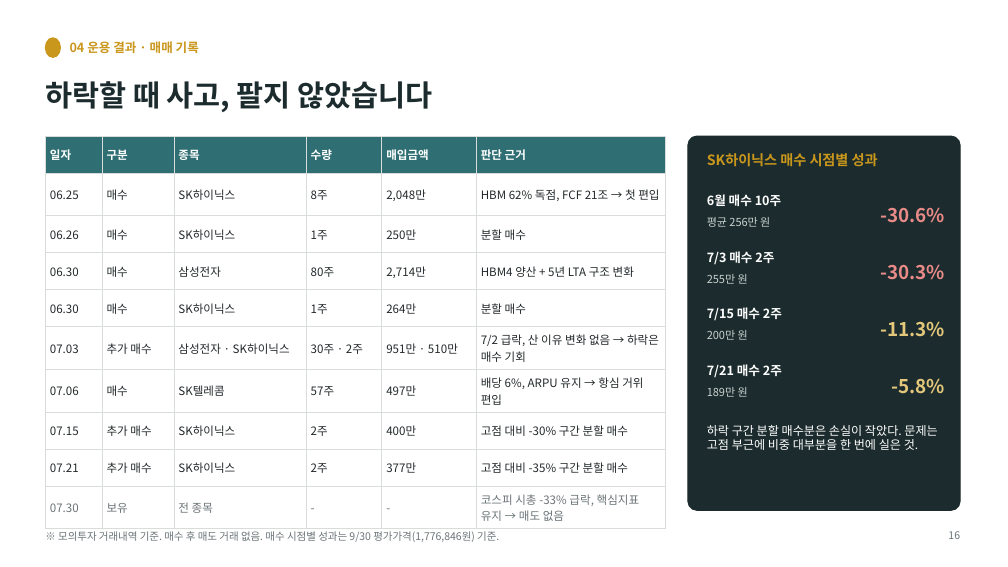
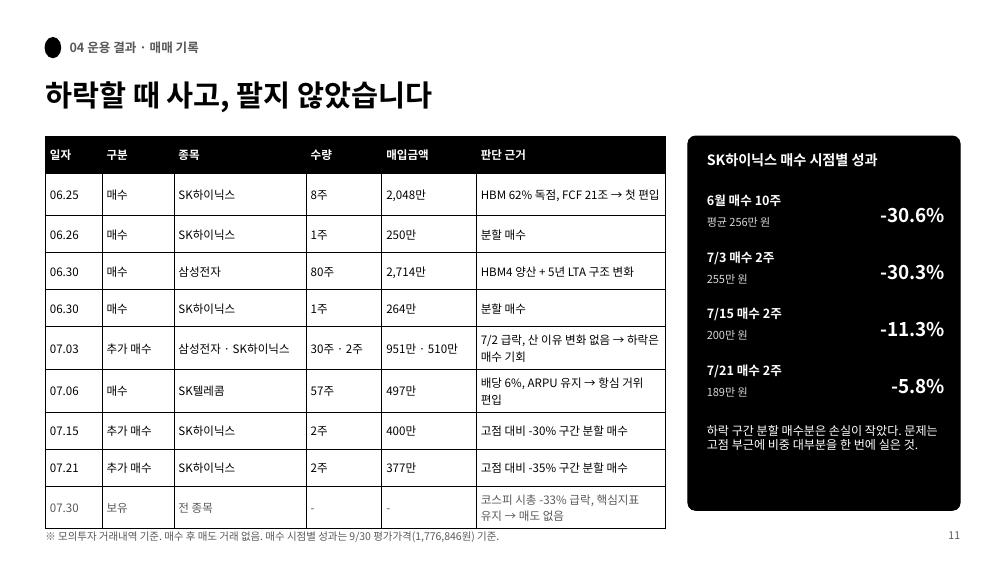
Before and after one commit to HyeonSooJ/marcap, a slide deck: slide 11 of 가치투자대회_최종보고서_정현수.pptx (slide 16 before the commit). Drawn at 1008x567 pixels with LibreOffice and Linux fonts; fonts in the diff are those of the drawing. Boxes give left, top, right and bottom in pixels: in the first picture for what was removed or moved away, otherwise in the second. Text is boxed around its words. In the diff, an @@ line names an element or a change of style, - is before the commit and + after.

```diff
--- a/가치투자대회_최종보고서_정현수.pptx
+++ b/가치투자대회_최종보고서_정현수.pptx
@@ ellipse at bbox=[45, 38, 60, 57]: fill #C9971C to #000000; outline #C9971C 1 pt to #000000 1.5 pt @@
@@ text "04 운용 결과 · 매매 ..." at bbox=[70, 41, 199, 53]: text colour #C9971C to #595959 @@
@@ text "하락할 때 사고, 팔지 않았습니다" at bbox=[45, 81, 433, 112]: text colour #1C2B2D to #000000 @@
@@ table at bbox=[45, 136, 665, 525] @@
@@ fill #2F6F73 to #000000 in row 1 @@
@@ text colour #22282A to #000000 in "06.25", "매수", "SK하이닉스", "8주" and 44 more places @@
@@ text colour #6B7477 to #595959 in "07.30", "보유", "전 종목", "-" and 2 more places @@
@@ borders changed @@
@@ rounded rectangle at bbox=[688, 136, 960, 510]: fill #1C2B2D to #000000; outline #1C2B2D 1 pt to #000000 1 pt; proportions changed @@
@@ text "SK하이닉스 매수 시점별 성과" at bbox=[707, 153, 878, 167]: text colour #C9971C to #FFFFFF @@
@@ text "-30.6%" at bbox=[880, 207, 945, 223]: text colour #E88A87 to #FFFFFF @@
@@ text "-30.3%" at bbox=[880, 264, 945, 280]: text colour #E88A87 to #FFFFFF @@
@@ text "-11.3%" at bbox=[880, 321, 945, 337]: text colour #E3C77A to #FFFFFF @@
@@ text colour #C9D3D1 to #D9D9D9 in 4 elements at bbox=[707, 217, 770, 227], bbox=[707, 274, 748, 284], bbox=[707, 330, 748, 340], bbox=[707, 387, 748, 397] @@
@@ text "-5.8%" at bbox=[891, 378, 945, 394]: text colour #E3C77A to #FFFFFF @@
@@ text "※ 모의투자 거래내역 기준. 매수 ..." at bbox=[58, 531, 499, 542]: text colour #6B7477 to #595959 @@
@@ text at bbox=[948, 531, 960, 539]: text changed; text colour #6B7477 to #595959 @@
-16
+11
```
Also in this commit, not shown: 14 other slides changed, 7 slides removed.
